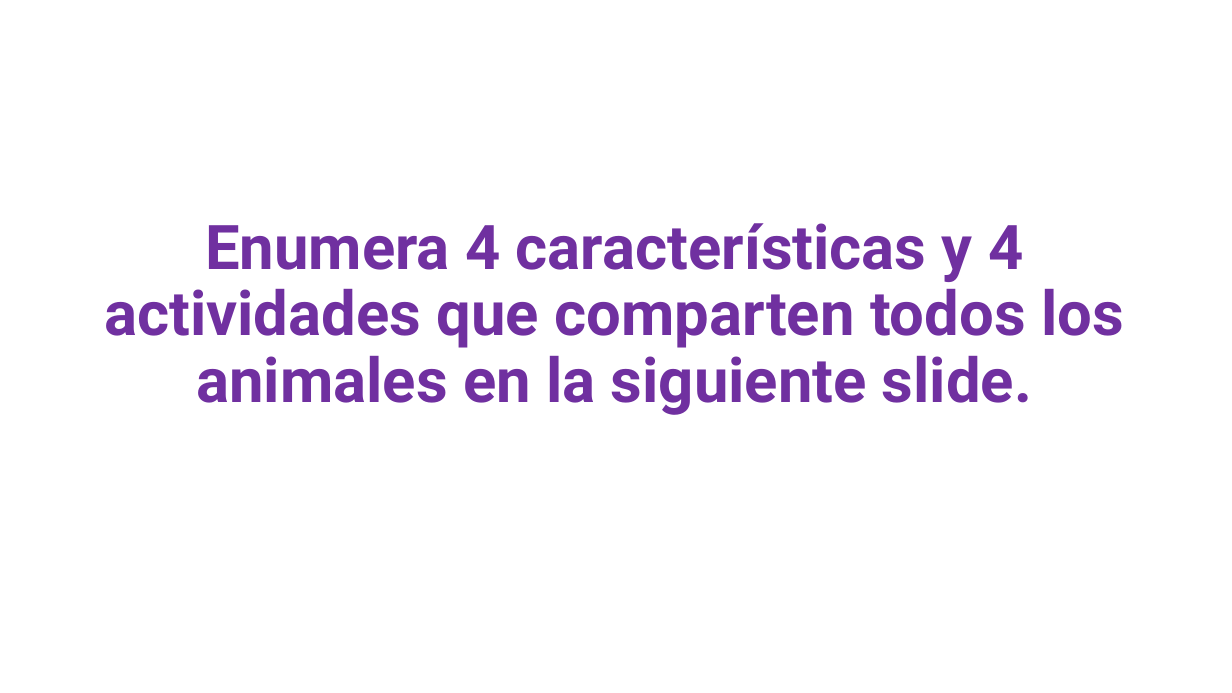
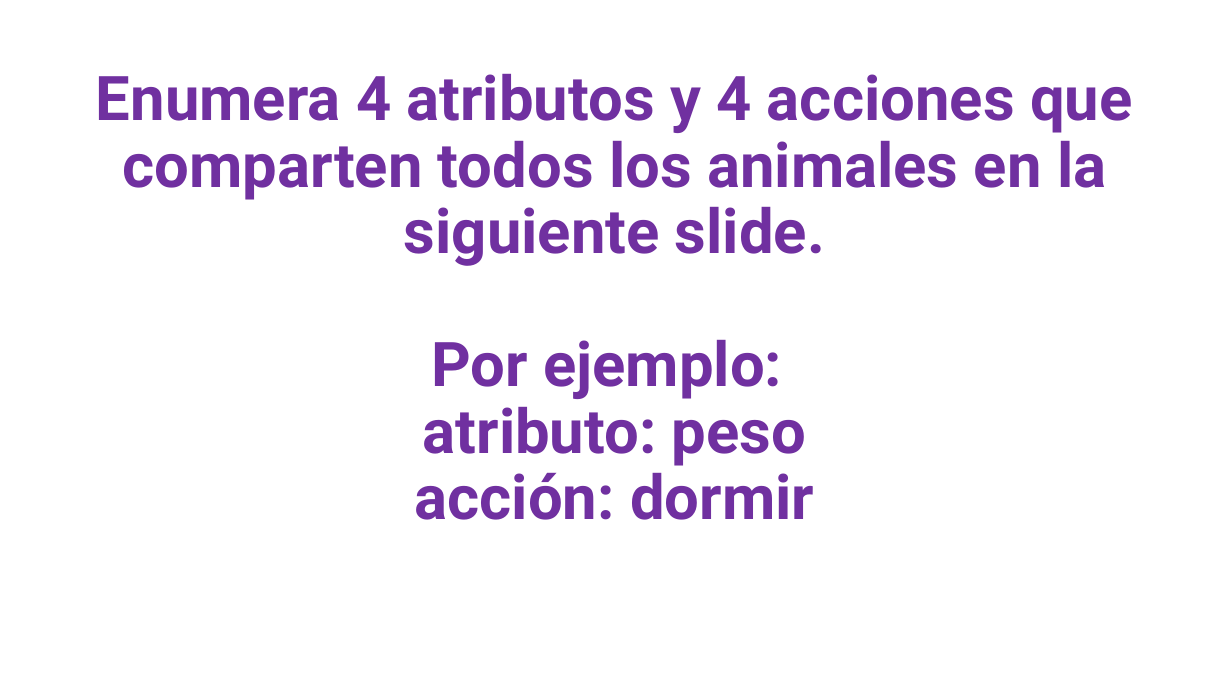
Before and after one commit to OMardil/INFO2, a slide deck: slide 2 of MOD03_Introduccion_a_OOP/01 Presentacion/INFO2_MOD03-Introduccion_a_OOP.pptx. Drawn at 1232x693 pixels with LibreOffice and Linux fonts; fonts in the diff are those of the drawing. Boxes give left, top, right and bottom in pixels: in the first picture for what was removed or moved away, otherwise in the second. Text is boxed around its words. In the diff, an @@ line names an element or a change of style, - is before the commit and + after.

Commit message:
Update OOP presentation

```diff
--- a/MOD03_Introduccion_a_OOP/01 Presentacion/INFO2_MOD03-Introduccion_a_OOP.pptx
+++ b/MOD03_Introduccion_a_OOP/01 Presentacion/INFO2_MOD03-Introduccion_a_OOP.pptx
@@ title at (96, 73, 1133, 520): text changed @@
-Enumera 4 características y 4 actividades que comparten todos los animales en la siguiente slide.
+Enumera 4 atributos y 4 acciones que comparten todos los animales en la siguiente slide.
+Por ejemplo:
+atributo: peso
+acción: dormir
```
Also in this commit, not shown: 3 other slides changed, 6 slides added, 6 other files.
